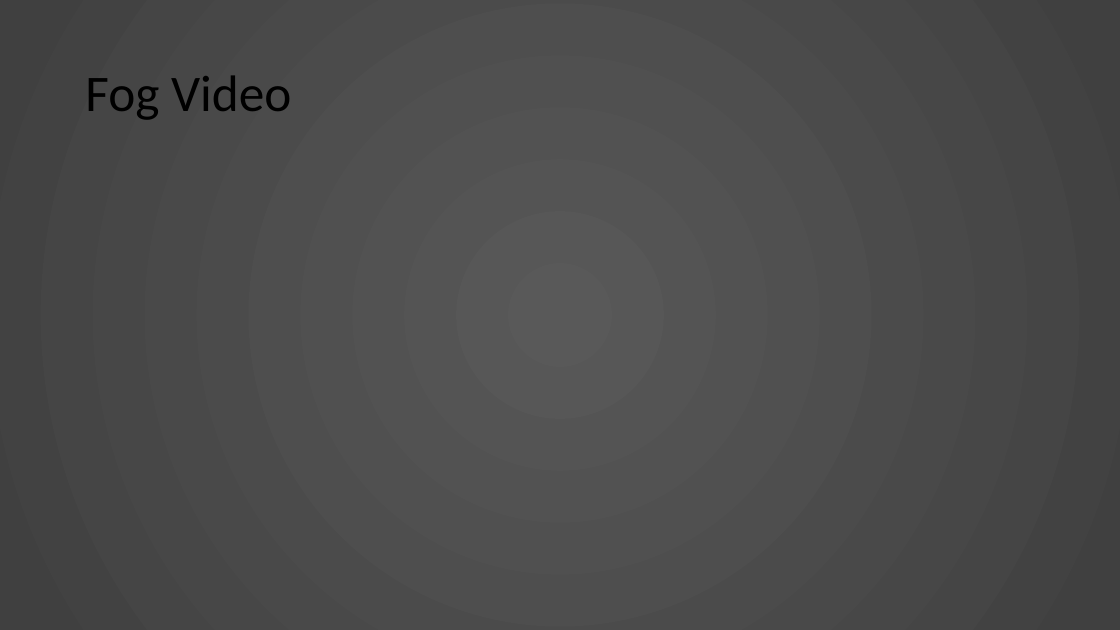
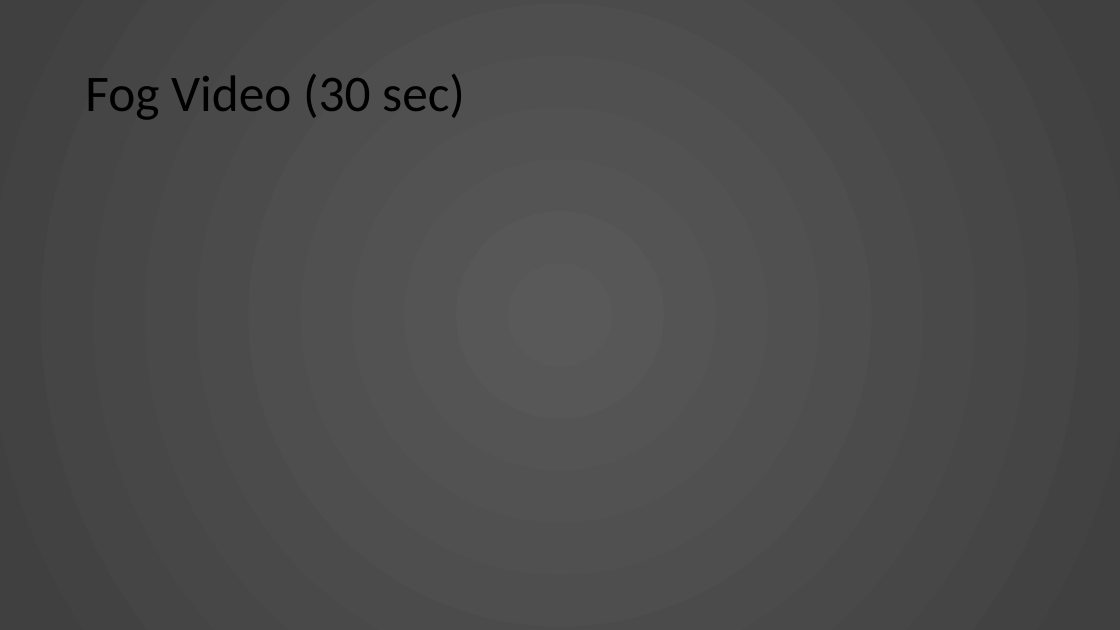
Before and after one commit to KnightTec/ShaderProject, a slide deck: slide 3 of Presentation.pptx. Drawn at 1120x630 pixels with LibreOffice and Linux fonts; fonts in the diff are those of the drawing. Boxes give left, top, right and bottom in pixels: in the first picture for what was removed or moved away, otherwise in the second. Text is boxed around its words. In the diff, an @@ line names an element or a change of style, - is before the commit and + after.

```diff
--- a/Presentation.pptx
+++ b/Presentation.pptx
@@ title at [85, 74, 465, 120]: text changed @@
-Fog Video
+Fog Video (30 sec)
```
Also in this commit, not shown: 2 other slides changed, 3 slides added, 2 slides removed, 6 other files.
